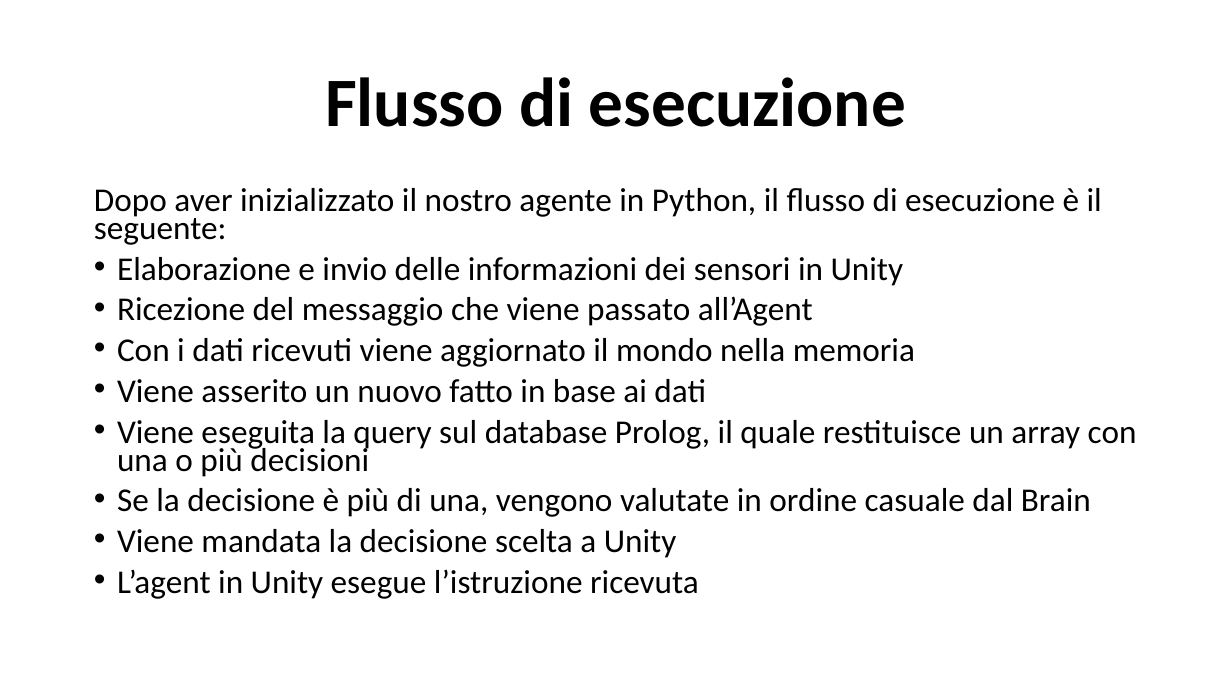
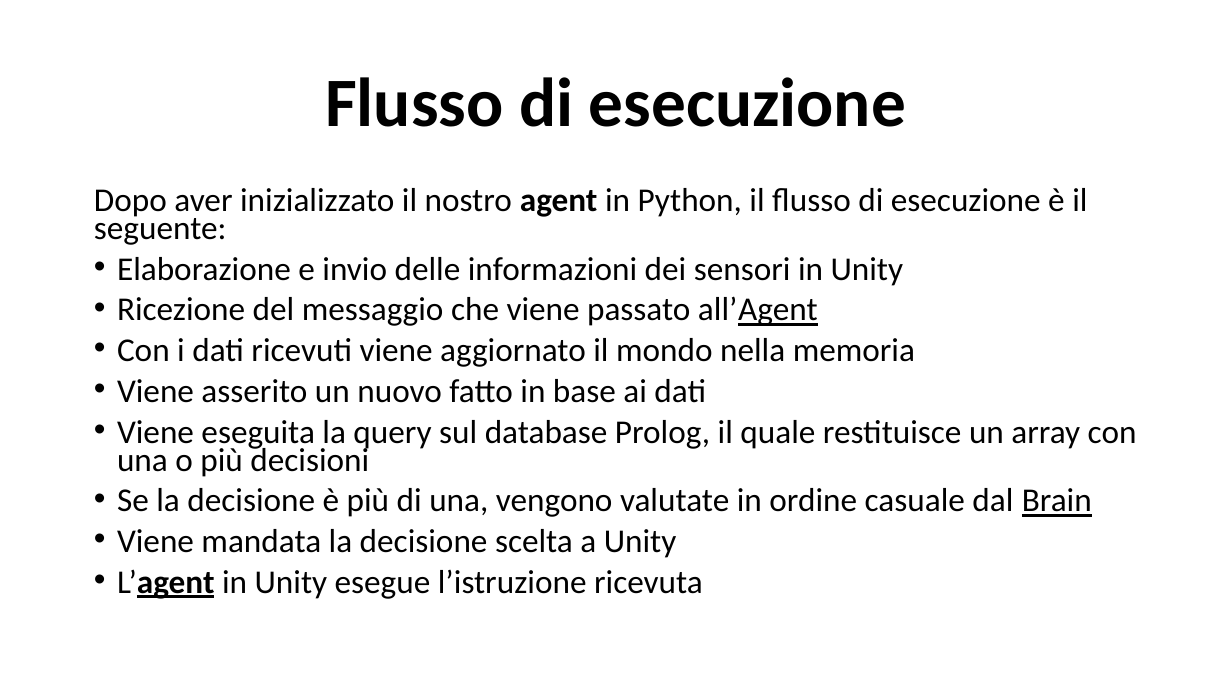
Before and after one commit to LorisNanni91/ProgettoRobotica, a slide deck: slide 14 of Presentazione progetto.pptx. Drawn at 1232x693 pixels with LibreOffice and Linux fonts; fonts in the diff are those of the drawing. Boxes give left, top, right and bottom in pixels: in the first picture for what was removed or moved away, otherwise in the second. Text is boxed around its words. In the diff, an @@ line names an element or a change of style, - is before the commit and + after.

```diff
--- a/Presentazione progetto.pptx
+++ b/Presentazione progetto.pptx
@@ text at (x1=94, y1=188, x2=1087, y2=245): text changed @@
-Dopo aver inizializzato il nostro agente in Python, il flusso di esecuzione è il seguente:
+Dopo aver inizializzato il nostro agent in Python, il flusso di esecuzione è il seguente:
@@ text at (x1=117, y1=296, x2=1092, y2=599): underline on in "all’Agent", "Brain", "L’agent"; bold on in "L’agent" @@
```
Also in this commit, not shown: 10 other slides changed, 1 slide added, 14 other files.
